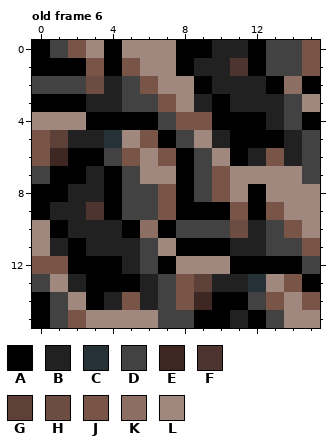
A pixel-art file gets an edit: dist/data/images/tiles/tiles.ase. Above: the version before the commit.
16x16 pixels, 6 frames. Colours within 5 levels of each other are drawn and written as one. Shown: old frame 6. The commit also changed other frames, which this record leaves out.
Palette (. is transparent): A #000000  B #212121  C #263238  D #424242  E #3e2723  F #4e342e  G #5d4037  H #6d4c41  J #795548  K #8d6e63  L #a1887f
Pixels before, old frame 6, first column x 0:
 0 ADJLALLLAABBADDJ
 1 AAAJAJLLABBFADDJ
 2 DDDHBDJLLABBBAKA
 3 AAABBDDJLBABBBDL
 4 LLLAAAADJJAAABDA
 5 JGBBCLJADLBAAABD
 6 JEAADJLJADLABJBD
 7 DAABADLLADJLLLLD
 8 AABBADDJADJLALLL
 9 ABBFADDJAAAJAJLL
10 LABBBAKADDDHBDJL
11 LBABBBDLAAABBDDJ
12 JJAAABDALLLAAAAD
13 DLBAAABDJGBBCLJA
14 ADLABJBDJEAADJLJ
15 ADJLLLLDDAABADLL
Now the later version:
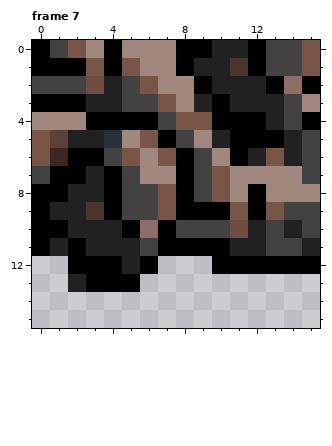
A new or re-ordered frame is compared with the old frame closest to it.
The edit:
frames 6 -> 18
Changed rows in their new state; - is an unchanged pixel.
Frame 7 is new; against old frame 6:
first column x 0:
 9 --------------DD
10 A-------------BD
11 A------A-------B
12 ..----A...A----A
13 ..----..........
14 ................
15 ................
